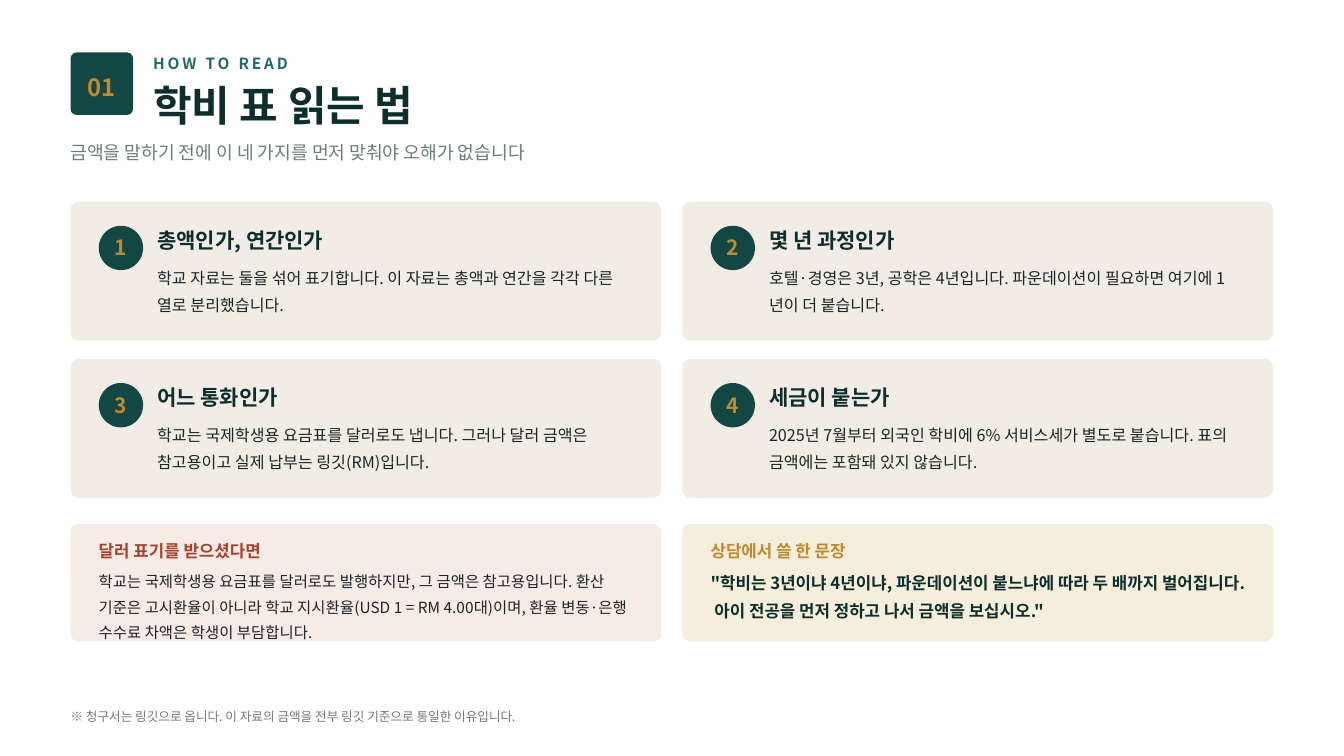
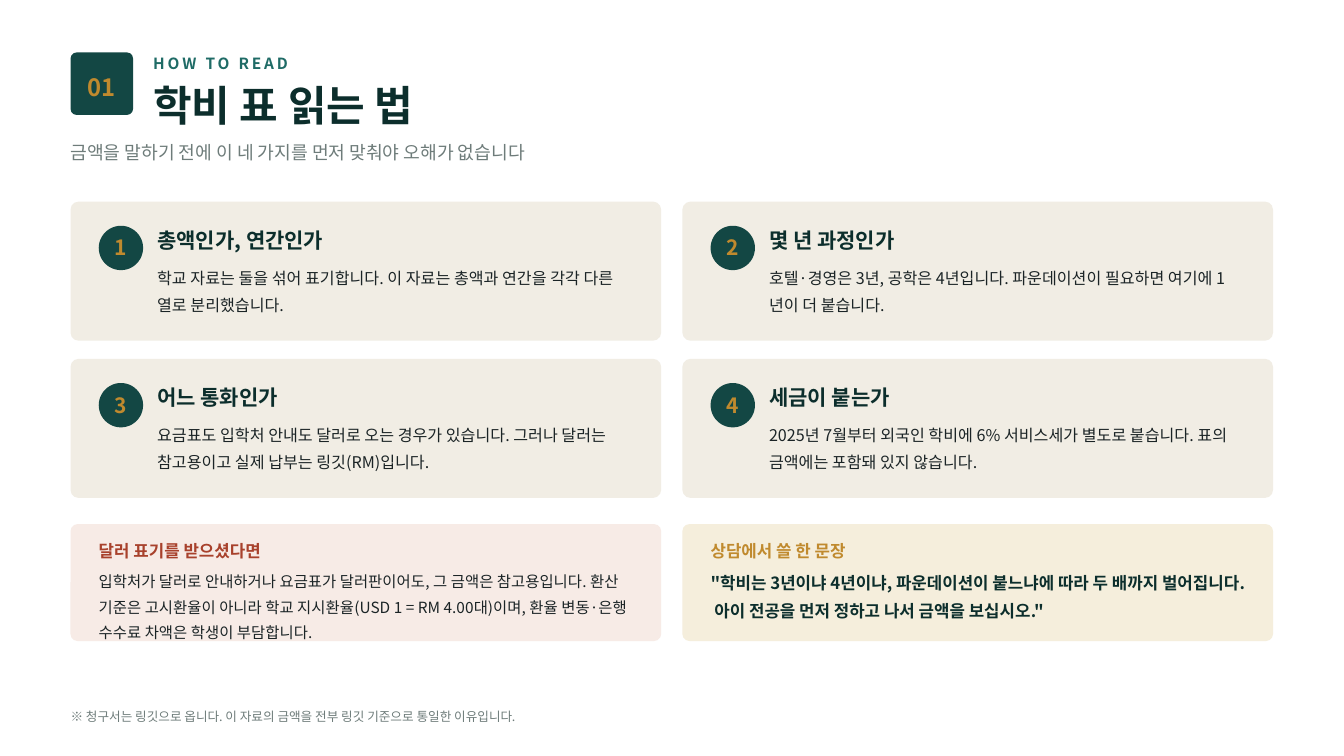
Before and after one commit to ChampionJohan/Johan, a slide deck: slide 2 of design/malaysia-study-live/말레이시아유학_학비와예산.pptx. Drawn at 1344x756 pixels with LibreOffice and Linux fonts; fonts in the diff are those of the drawing. Boxes give left, top, right and bottom in pixels: in the first picture for what was removed or moved away, otherwise in the second. Text is boxed around its words. In the diff, an @@ line names an element or a change of style, - is before the commit and + after.

```diff
--- a/design/malaysia-study-live/말레이시아유학_학비와예산.pptx
+++ b/design/malaysia-study-live/말레이시아유학_학비와예산.pptx
@@ text at [157, 427, 606, 471]: text changed @@
-학교는 국제학생용 요금표를 달러로도 냅니다. 그러나 달러 금액은 참고용이고 실제 납부는 링깃(RM)입니다.
+요금표도 입학처 안내도 달러로 오는 경우가 있습니다. 그러나 달러는 참고용이고 실제 납부는 링깃(RM)입니다.
@@ text at [99, 574, 626, 640]: text changed @@
-학교는 국제학생용 요금표를 달러로도 발행하지만, 그 금액은 참고용입니다. 환산 기준은 고시환율이 아니라 학교 지시환율(USD 1 = RM 4.00대)이며, 환율 변동·은행 수수료 차액은 학생이 부담합니다.
+입학처가 달러로 안내하거나 요금표가 달러판이어도, 그 금액은 참고용입니다. 환산 기준은 고시환율이 아니라 학교 지시환율(USD 1 = RM 4.00대)이며, 환율 변동·은행 수수료 차액은 학생이 부담합니다.
```
Also in this commit, not shown: 2 other slides changed, 4 other files.
